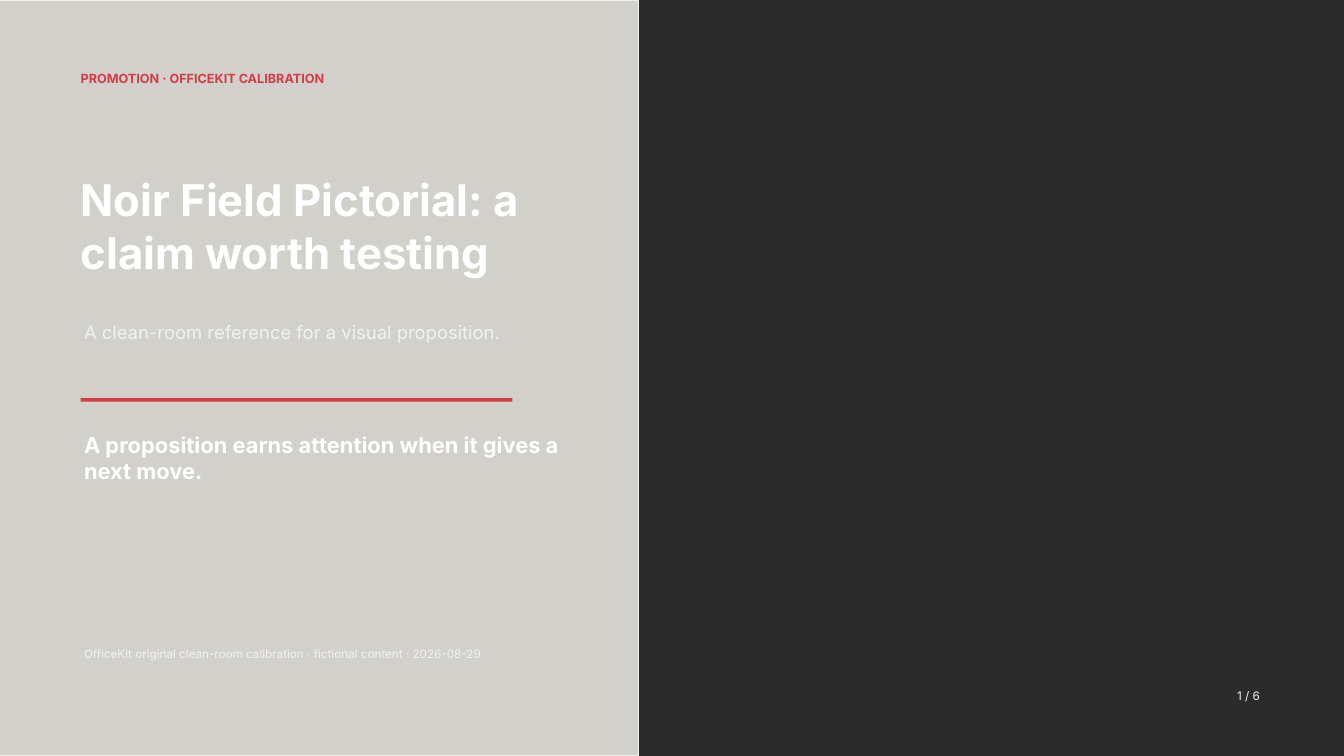
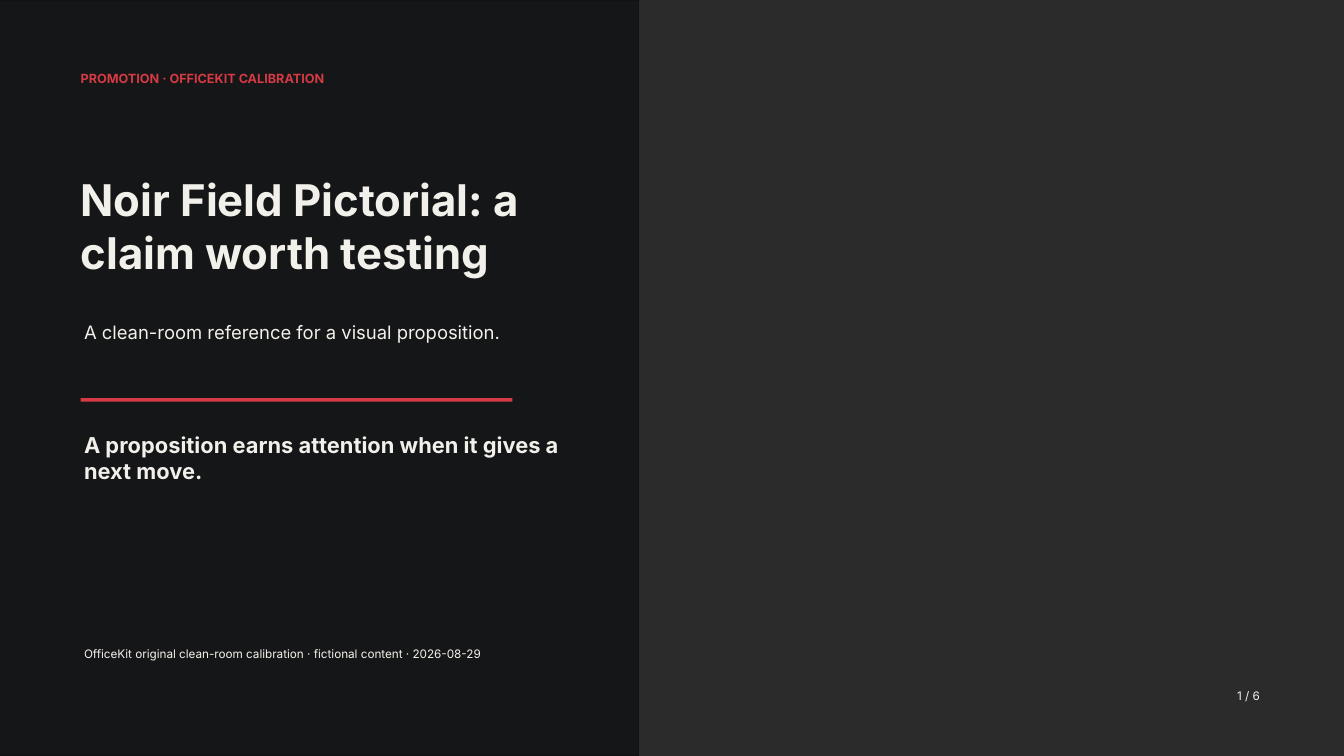
Before and after one commit to w31r4/OfficeKit, a slide deck: slide 1 of skills/presentation-template-library/skills/artifact-template-noir-field-pictorial/assets/reference.pptx. Drawn at 1344x756 pixels with LibreOffice and Linux fonts; fonts in the diff are those of the drawing; background and template pictures are left out; a plain dark background stands for a picture behind light text. Boxes give left, top, right and bottom in pixels: in the first picture for what was removed or moved away, otherwise in the second. Text is boxed around its words. In the diff, an @@ line names an element or a change of style, - is before the commit and + after.

Commit message:
feat(templates): diversify promotion image references

```diff
--- a/skills/presentation-template-library/skills/artifact-template-noir-field-pictorial/assets/reference.pptx
+++ b/skills/presentation-template-library/skills/artifact-template-noir-field-pictorial/assets/reference.pptx
@@ rectangle at (0,0,639,756): fill #F2F0EA at 84% opacity to #111214 at 84% opacity; outline #F2F0EA 0 pt to #111214 0 pt @@
@@ text "Noir Field Pictorial: a claim ..." at (81,182,518,279): text colour #FFFFFF to #F2F0EA @@
@@ text "A clean-room reference for a ..." at (84,325,500,343): text colour #F0F2F2 to #F2F0EA @@
@@ text "A proposition earns attention when ..." at (84,436,559,480): text colour #FFFFFF to #F2F0EA @@
@@ text "OfficeKit original clean-room calibration · ..." at (84,649,481,661): text colour #F0F2F2 to #F2F0EA @@
```
Also in this commit, not shown: 12 other files.
